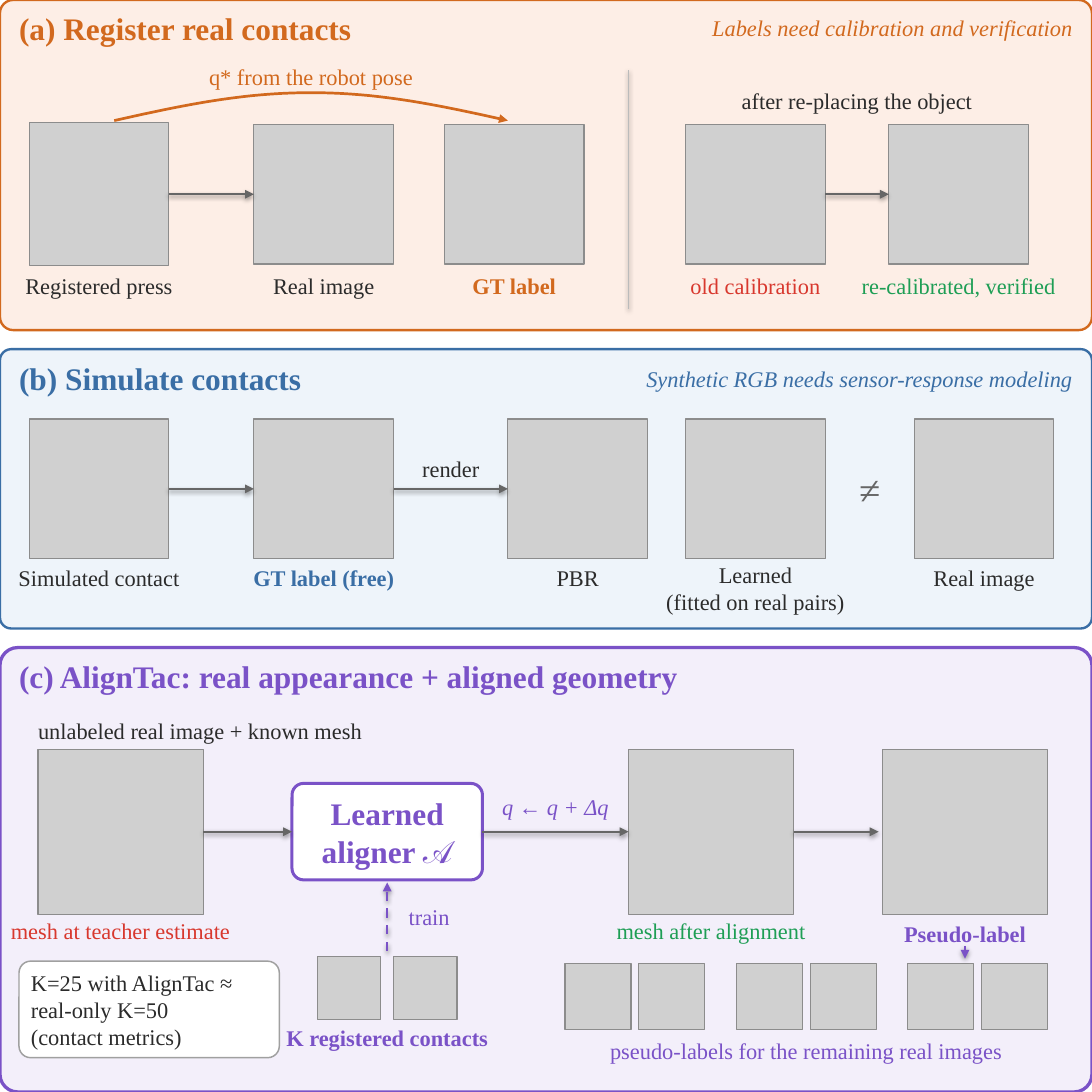
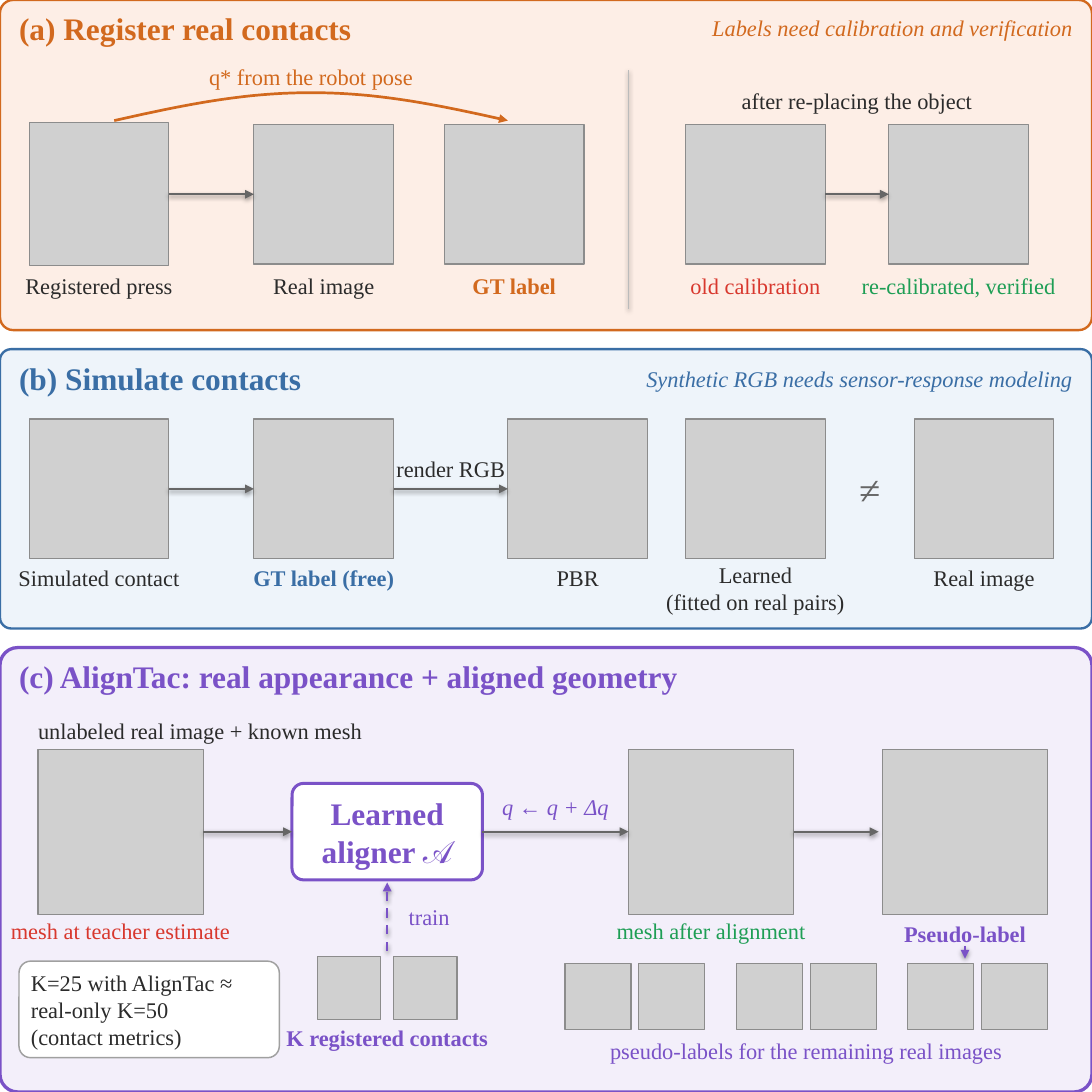
Before and after one commit to cynthiahuang1004/VisTacFusion, a slide deck: slide 1 of paper_RoboSoft/figures/intro_figure/AlignTac_Figure1_v2.pptx. Drawn at 1092x1092 pixels with LibreOffice and Linux fonts; fonts in the diff are those of the drawing; grey boxes stand for pictures. Boxes give left, top, right and bottom in pixels: in the first picture for what was removed or moved away, otherwise in the second. Text is boxed around its words. In the diff, an @@ line names an element or a change of style, - is before the commit and + after.

```diff
--- a/paper_RoboSoft/figures/intro_figure/AlignTac_Figure1_v2.pptx
+++ b/paper_RoboSoft/figures/intro_figure/AlignTac_Figure1_v2.pptx
@@ text at [396,461,505,478]: text changed @@
-render
+render RGB
```
Also in this commit, not shown: 5 other files.
